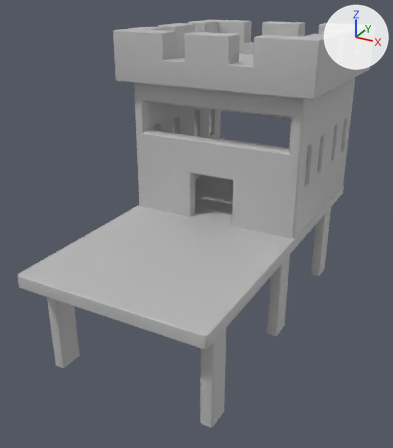
Two versions of the FBX model Ferret_Unity/Assets/GA/3D/Kid's_Park/Props/castle/castle.fbx, one commit apart.
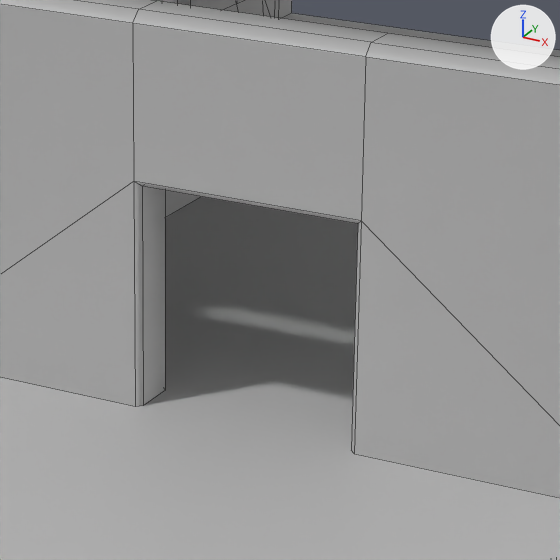
Each version is shown whole from a 50 mm lens placed at (1.281, -2.322, 2.756), pointed at (-0.747, 1.366, 0.912), then close up on the part from 41% to 70% of the width and 30% to 55% of the height. The axes (+X, +Y, +Z) are drawn at upper right. The lights are the same throughout. The close-ups show mesh edges as thin lines. Where no turn or scale is listed for an object, it has been applied to the vertices.

The first close-up shows 'castle'.
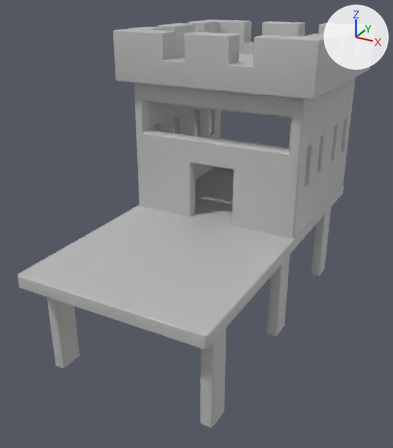
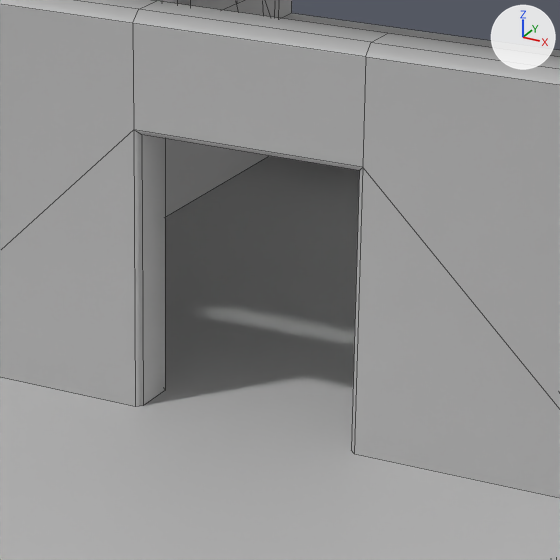
Pixel boxes [x1, y1, x2, y2] of what changed, in the close-ups (560 x 560 px; the box of a moved part takes in the faces that stretch with it):
part 1 of me_mesh, moved or reshaped: [0, 4, 560, 498] in both

The change, as a list of edits to the scene's bpy script:
```text
Change me_mesh:
    where me_mesh.from_pydata(...)  # 556 vertices, 611 faces; spans x -1.54..0.16, y 0.0..3.1, z 0.0..2.42
    used by ob_castle; location = (0.0, 0.0, 0.0)
    before: 328 (-0.48, 1.51, 1.3) at pixel (357, 223), 329 (-0.47, 1.5, 1.31) at pixel (361, 220), 330 (-0.88, 1.51, 1.3) at pixel (142, 186), 331 (-0.89, 1.5, 1.31) at pixel (133, 181), 332 (-0.89, 1.6, 1.31)
    before: 333 (-0.88, 1.59, 1.3), 356 (-0.47, 1.6, 1.31), 357 (-0.48, 1.59, 1.3)
    me_mesh part 1
    add for i in [*range(328, 334), 356, 357]: me_mesh.vertices[i].co += Vector((0.0, 0.0, 0.09))
```
